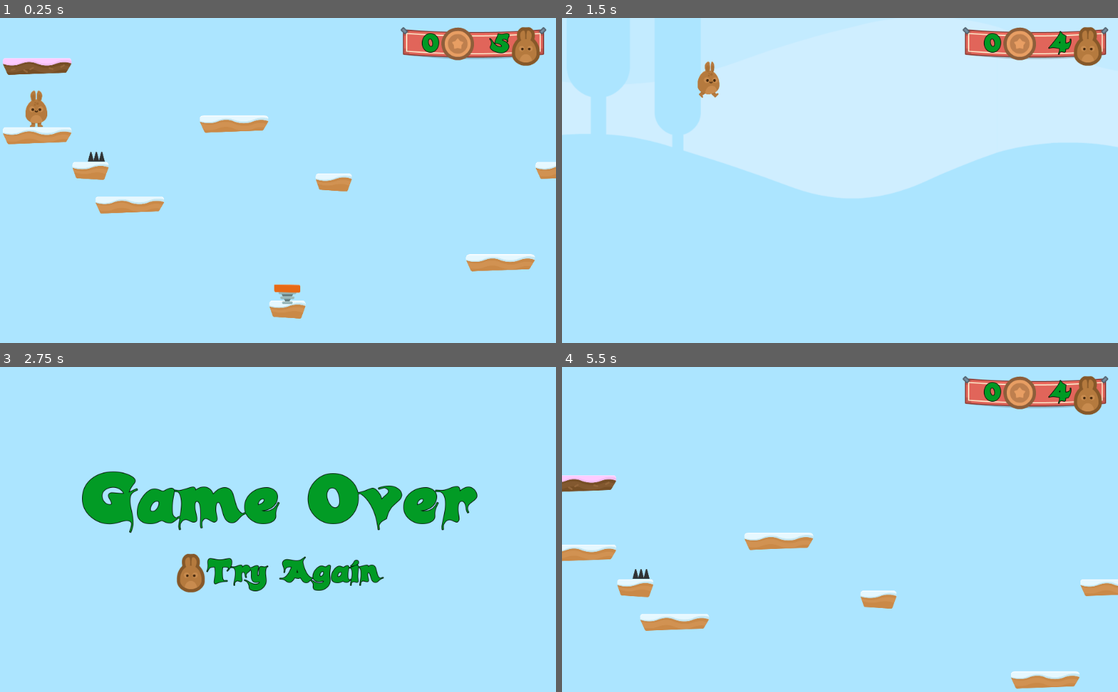
Above: before the commit, frames 1-4 (two rows, left to right).
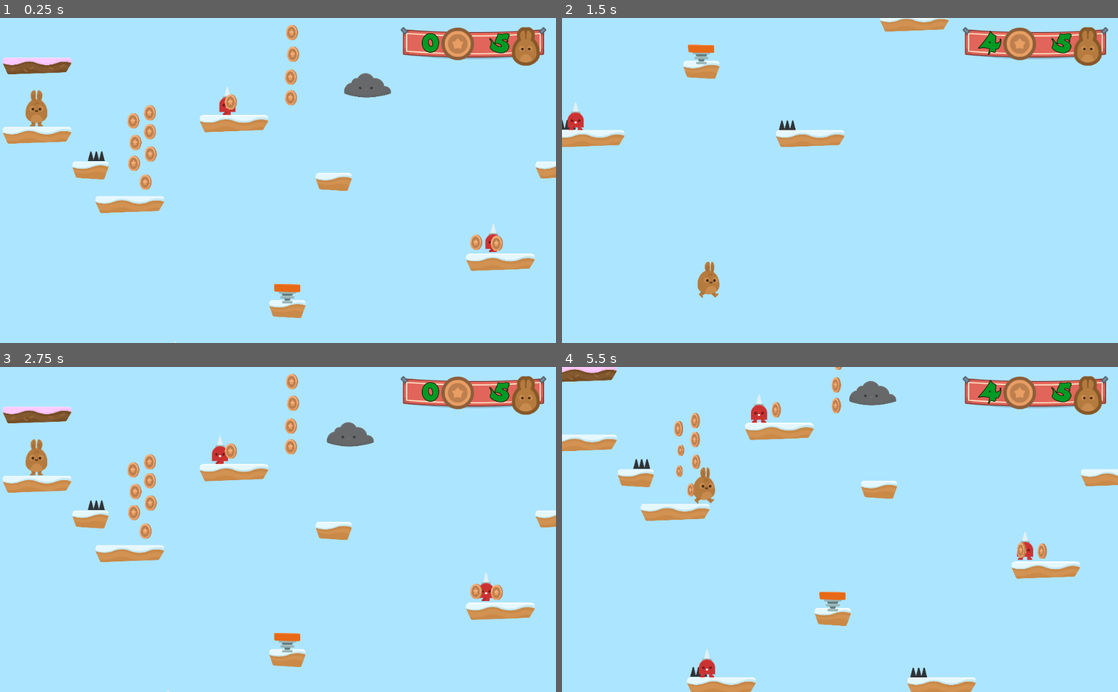
Above: after the commit, the same moments.

Repository: flypadre/Hoppy-Days
Game: Godot game, scene res://Levels/Level1.tscn
Two runs of this game, one before a commit and one after it. Both use one fixed random seed, a clock stepped at 60 frames per second and the inputs below.
Inputs (mouse positions are in pixels of both pictures, inside the frame that each line leads up to):
- Up to frame 1 (0.25 s): no input
- Up to frame 2 (1.5 s): hold D (right) from 0.53 s (still down); tap W (jump) at 0.77 s
- Up to frame 3 (2.75 s): tap W (jump) at 1.52 s; release D (right) at 2 s; click (189, 575) at 2.02 s
- Up to frame 4 (5.5 s): click (751, 575) at 2.77 s; hold A (left) 3.53-4.25 s; click (751, 575) at 4.25 s; hold D (right) from 5.03 s (still down); tap W (jump) at 5.27 s

The runs differ from the first frame. In frame 1, 2.7% of the frame differs, in the area x 0-100%, y 2-100%; in frame 2, 32%, in the area x 0-100%, y 0-87%; in frame 3, 17%; in frame 4, 11%.

Commit message:
Added coins, npc's, and an end game portal with particle effects.

Diff:
--- a/GUI/GUI.gd
+++ b/GUI/GUI.gd
@@ -3,5 +3,6 @@
 func _ready():
 	$Control/TextureRect/HBoxContainer/LifeCount.text = "3"
 
-func update_lives(lives_left):
+func update_GUI(lives_left, coins):
 	$Control/TextureRect/HBoxContainer/LifeCount.text = String(lives_left)
+	$Control/TextureRect/HBoxContainer/CoinCount.text = String(coins)
--- /dev/null
+++ b/Items/Coin.gd
@@ -0,0 +1,13 @@
+extends Node2D
+
+var taken = false
+
+func _on_Area2D_body_entered(body):
+	if not taken:
+		taken = true
+		$AnimationPlayer.play("die")
+		$AudioStreamPlayer2D.play()
+		get_tree().call_group("Gamestate", "coin_up")
+
+func die():
+	queue_free()
--- /dev/null
+++ b/Items/Coin.tscn
@@ -0,0 +1,74 @@
+[gd_scene load_steps=10 format=2]
+
+[ext_resource path="res://Items/Coin.gd" type="Script" id=1]
+[ext_resource path="res://GFX/Items/bronze_1.png" type="Texture" id=2]
+[ext_resource path="res://GFX/Items/bronze_2.png" type="Texture" id=3]
+[ext_resource path="res://GFX/Items/bronze_3.png" type="Texture" id=4]
+[ext_resource path="res://GFX/Items/bronze_4.png" type="Texture" id=5]
+[ext_resource path="res://SFX/coin_SFX.wav" type="AudioStream" id=6]
+
+[sub_resource type="SpriteFrames" id=1]
+animations = [ {
+"frames": [ ExtResource( 2 ), ExtResource( 3 ), ExtResource( 4 ), ExtResource( 5 ), ExtResource( 4 ), ExtResource( 3 ) ],
+"loop": true,
+"name": "spin",
+"speed": 10.0
+} ]
+
+[sub_resource type="CircleShape2D" id=2]
+radius = 42.2299
+
+[sub_resource type="Animation" id=3]
+resource_name = "die"
+length = 0.5
+tracks/0/type = "value"
+tracks/0/path = NodePath(".:scale")
+tracks/0/interp = 1
+tracks/0/loop_wrap = true
+tracks/0/imported = false
+tracks/0/enabled = true
+tracks/0/keys = {
+"times": PoolRealArray( 0, 0.5, 0.501 ),
+"transitions": PoolRealArray( 1, 1, 1 ),
+"update": 0,
+"values": [ Vector2( 1, 1 ), Vector2( 0.01, 0.01 ), Vector2( 0.01, 0.01 ) ]
+}
+tracks/1/type = "method"
+tracks/1/path = NodePath(".")
+tracks/1/interp = 1
+tracks/1/loop_wrap = true
+tracks/1/imported = false
+tracks/1/enabled = true
+tracks/1/keys = {
+"times": PoolRealArray( 0.5 ),
+"transitions": PoolRealArray( 1 ),
+"values": [ {
+"args": [  ],
+"method": "die"
+} ]
+}
+
+[node name="Coin" type="Node2D"]
+script = ExtResource( 1 )
+
+[node name="AnimatedSprite" type="AnimatedSprite" parent="."]
+frames = SubResource( 1 )
+animation = "spin"
+frame = 5
+playing = true
+
+[node name="Area2D" type="Area2D" parent="."]
+editor/display_folded = true
+collision_layer = 8
+
+[node name="CollisionShape2D" type="CollisionShape2D" parent="Area2D"]
+visible = false
+shape = SubResource( 2 )
+
+[node name="AudioStreamPlayer2D" type="AudioStreamPlayer2D" parent="."]
+stream = ExtResource( 6 )
+volume_db = -4.039
+
+[node name="AnimationPlayer" type="AnimationPlayer" parent="."]
+anims/die = SubResource( 3 )
+[connection signal="body_entered" from="Area2D" to="." method="_on_Area2D_body_entered"]
--- /dev/null
+++ b/Items/Portal.gd
@@ -0,0 +1,4 @@
+extends Node2D
+
+func _on_Area2D_body_entered(body):
+	get_tree().call_group("Gamestate", "win_game")
--- /dev/null
+++ b/Items/Portal.tscn
@@ -0,0 +1,58 @@
+[gd_scene load_steps=7 format=2]
+
+[ext_resource path="res://Items/Portal.gd" type="Script" id=1]
+[ext_resource path="res://GFX/Items/portal_yellow.png" type="Texture" id=2]
+[ext_resource path="res://GFX/Particles/portal_yellowParticle.png" type="Texture" id=3]
+
+[sub_resource type="RectangleShape2D" id=1]
+extents = Vector2( 116.189, 42.1938 )
+
+[sub_resource type="Animation" id=2]
+resource_name = "PortalStretch"
+length = 2.0
+loop = true
+tracks/0/type = "value"
+tracks/0/path = NodePath(".:scale")
+tracks/0/interp = 1
+tracks/0/loop_wrap = true
+tracks/0/imported = false
+tracks/0/enabled = true
+tracks/0/keys = {
+"times": PoolRealArray( 0, 1 ),
+"transitions": PoolRealArray( 1, 1 ),
+"update": 0,
+"values": [ Vector2( 1, 1 ), Vector2( 1.25, 1 ) ]
+}
+
+[sub_resource type="ParticlesMaterial" id=3]
+emission_shape = 1
+emission_sphere_radius = 100.0
+flag_disable_z = true
+gravity = Vector3( 0, 0, 0 )
+orbit_velocity = 0.25
+orbit_velocity_random = 0.96
+
+[node name="Portal" type="Node2D"]
+script = ExtResource( 1 )
+
+[node name="Area2D" type="Area2D" parent="."]
+position = Vector2( 0.663422, -0.663391 )
+
+[node name="Sprite" type="Sprite" parent="Area2D"]
+texture = ExtResource( 2 )
+
+[node name="CollisionShape2D" type="CollisionShape2D" parent="Area2D"]
+visible = false
+shape = SubResource( 1 )
+
+[node name="AnimationPlayer" type="AnimationPlayer" parent="Area2D"]
+autoplay = "PortalStretch"
+anims/PortalStretch = SubResource( 2 )
+
+[node name="Particles2D" type="Particles2D" parent="Area2D"]
+amount = 20
+lifetime = 0.5
+randomness = 1.0
+process_material = SubResource( 3 )
+texture = ExtResource( 3 )
+[connection signal="body_entered" from="Area2D" to="." method="_on_Area2D_body_entered"]
--- a/Levels/GameState.gd
+++ b/Levels/GameState.gd
@@ -1,6 +1,8 @@
 extends Node2D
 
 var lives = 5
+var coins = 0
+var target_number_of_coins = 10
 
 func _ready():
 	add_to_group("Gamestate")
@@ -16,8 +18,22 @@
 
 
 func update_GUI():
-	get_tree().call_group("GUI", "update_lives", lives)
+	get_tree().call_group("GUI", "update_GUI", lives, coins)
+
+func coin_up():
+	coins += 1
+	update_GUI()
+	var multiple_of_coins = (coins % target_number_of_coins) == 0
+	if multiple_of_coins:
+		life_up()
+
+func life_up():
+	lives += 1
+	update_GUI()
 
 
 func end_game():
 	get_tree().change_scene("res://Levels/GameOver.tscn")
+
+func win_game():
+	get_tree().change_scene("res://Levels/Victory.tscn")
--- a/Levels/Level1.tscn
+++ b/Levels/Level1.tscn
@@ -1,24 +1,28 @@
-[gd_scene load_steps=8 format=2]
+[gd_scene load_steps=12 format=2]
 
 [ext_resource path="res://Levels/GameState.gd" type="Script" id=1]
 [ext_resource path="res://Player/Player.tscn" type="PackedScene" id=2]
 [ext_resource path="res://Levels/Tileset.tres" type="TileSet" id=3]
 [ext_resource path="res://Hazards/SpikeTop.tscn" type="PackedScene" id=4]
-[ext_resource path="res://Items/JumpPad.tscn" type="PackedScene" id=5]
-[ext_resource path="res://SFX/Chiptune_Adventures_1.ogg" type="AudioStream" id=6]
-[ext_resource path="res://GUI/GUI.tscn" type="PackedScene" id=7]
+[ext_resource path="res://NPC/Spikeman.tscn" type="PackedScene" id=5]
+[ext_resource path="res://NPC/Cloud.tscn" type="PackedScene" id=6]
+[ext_resource path="res://Items/Coin.tscn" type="PackedScene" id=7]
+[ext_resource path="res://Items/JumpPad.tscn" type="PackedScene" id=8]
+[ext_resource path="res://SFX/Chiptune_Adventures_1.ogg" type="AudioStream" id=9]
+[ext_resource path="res://GUI/GUI.tscn" type="PackedScene" id=10]
+[ext_resource path="res://Items/Portal.tscn" type="PackedScene" id=11]
 
 [node name="Level1" type="Node2D"]
 script = ExtResource( 1 )
 
 [node name="Player" parent="." instance=ExtResource( 2 )]
-position = Vector2( 185.73, 273.082 )
+position = Vector2( 186.662, 282.424 )
 
 [node name="TileMap" type="TileMap" parent="."]
 tile_set = ExtResource( 3 )
 collision_layer = 2
 format = 1
-tile_data = PoolIntArray( 0, 0, 0, 327697, 6, 0, 393216, 6, 0, 589830, 7, 0, 589870, 6, 0, 655387, 7, 0, 720947, 7, 0, 786440, 6, 0, 852022, 7, 0, 983097, 7, 0, 1114152, 6, 0, 1376279, 7, 0, 1376321, 6, 0, 1769484, 6, 0, 1769503, 6, 0 )
+tile_data = PoolIntArray( 0, 0, 0, 327697, 6, 0, 393216, 6, 0, 589830, 7, 0, 589870, 6, 0, 655387, 7, 0, 720947, 7, 0, 786440, 6, 0, 852022, 7, 0, 983097, 7, 0, 1114152, 6, 0, 1376279, 7, 0, 1376321, 6, 0, 1769484, 6, 0, 1769503, 6, 0, 2228300, 0, 0, 2228310, 0, 0 )
 
 [node name="Hazards" type="Node" parent="."]
 editor/display_folded = true
@@ -35,15 +39,124 @@
 [node name="SpikeTop4" parent="Hazards" instance=ExtResource( 4 )]
 position = Vector2( 3551.19, 794.21 )
 
-[node name="JumpPads" type="Node" parent="."]
+[node name="NPC" type="Node" parent="."]
 editor/display_folded = true
 
-[node name="JumpPad" parent="JumpPads" instance=ExtResource( 5 )]
+[node name="Spikeman" parent="NPC" instance=ExtResource( 5 )]
+position = Vector2( 1265.63, 240.762 )
+
+[node name="Spikeman2" parent="NPC" instance=ExtResource( 5 )]
+position = Vector2( 2735.6, 999.716 )
+
+[node name="Spikeman3" parent="NPC" instance=ExtResource( 5 )]
+position = Vector2( 978.024, 1650.82 )
+
+[node name="Cloud" parent="NPC" instance=ExtResource( 6 )]
+position = Vector2( 2075.81, 154.911 )
+
+[node name="Coins" type="Node" parent="."]
+editor/display_folded = true
+
+[node name="Coin" parent="Coins" instance=ExtResource( 7 )]
+position = Vector2( 1261, 247.656 )
+
+[node name="Coin2" parent="Coins" instance=ExtResource( 7 )]
+position = Vector2( 789.648, 691.044 )
+
+[node name="Coin3" parent="Coins" instance=ExtResource( 7 )]
+position = Vector2( 725.736, 587.188 )
+
+[node name="Coin4" parent="Coins" instance=ExtResource( 7 )]
+position = Vector2( 817.609, 535.259 )
+
+[node name="Coin5" parent="Coins" instance=ExtResource( 7 )]
+position = Vector2( 733.725, 471.347 )
+
+[node name="Coin6" parent="Coins" instance=ExtResource( 7 )]
+position = Vector2( 813.615, 411.43 )
+
+[node name="Coin7" parent="Coins" instance=ExtResource( 7 )]
+position = Vector2( 721.741, 351.512 )
+
+[node name="Coin8" parent="Coins" instance=ExtResource( 7 )]
+position = Vector2( 813.615, 307.573 )
+
+[node name="Coin9" parent="Coins" instance=ExtResource( 7 )]
+position = Vector2( 1592.54, 223.689 )
+
+[node name="Coin10" parent="Coins" instance=ExtResource( 7 )]
+position = Vector2( 1592.54, 109.288 )
+
+[node name="Coin11" parent="Coins" instance=ExtResource( 7 )]
+position = Vector2( 1604.58, -17.1539 )
+
+[node name="Coin12" parent="Coins" instance=ExtResource( 7 )]
+position = Vector2( 1598.56, -137.575 )
+
+[node name="Coin13" parent="Coins" instance=ExtResource( 7 )]
+position = Vector2( 1604.58, -282.081 )
+
+[node name="Coin14" parent="Coins" instance=ExtResource( 7 )]
+position = Vector2( 2616.12, 1024.49 )
+
+[node name="Coin15" parent="Coins" instance=ExtResource( 7 )]
+position = Vector2( 2730.52, 1030.51 )
+
+[node name="Coin17" parent="Coins" instance=ExtResource( 7 )]
+position = Vector2( 2730.52, 1030.51 )
+
+[node name="Coin16" parent="Coins" instance=ExtResource( 7 )]
+position = Vector2( 3766.15, 892.026 )
+rotation = 0.496861
+
+[node name="Coin18" parent="Coins" instance=ExtResource( 7 )]
+position = Vector2( 3874.52, 759.563 )
+rotation = 0.496861
+
+[node name="Coin19" parent="Coins" instance=ExtResource( 7 )]
+position = Vector2( 4006.99, 651.184 )
+rotation = 0.496861
+
+[node name="Coin20" parent="Coins" instance=ExtResource( 7 )]
+position = Vector2( 4163.54, 651.184 )
+rotation = 0.496861
+
+[node name="Coin21" parent="Coins" instance=ExtResource( 7 )]
+position = Vector2( 4253.85, 753.542 )
+rotation = 0.496861
+
+[node name="Coin22" parent="Coins" instance=ExtResource( 7 )]
+position = Vector2( 4320.08, 898.047 )
+rotation = 0.496861
+
+[node name="Coin23" parent="Coins" instance=ExtResource( 7 )]
+position = Vector2( 4326.1, 1012.45 )
+rotation = 0.496861
+
+[node name="Coin24" parent="Coins" instance=ExtResource( 7 )]
+position = Vector2( 4350.19, 1144.91 )
+rotation = 0.496861
+
+[node name="Coin25" parent="Coins" instance=ExtResource( 7 )]
+position = Vector2( 4356.21, 1265.33 )
+rotation = 0.496861
+
+[node name="JumpPads" type="Node" parent="."]
+
+[node name="JumpPad" parent="JumpPads" instance=ExtResource( 8 )]
 position = Vector2( 1571.08, 1308.94 )
 
+[node name="JumpPad2" parent="JumpPads" instance=ExtResource( 8 )]
+position = Vector2( 5701.76, 2122.63 )
+
 [node name="BGM" type="AudioStreamPlayer" parent="."]
-stream = ExtResource( 6 )
+stream = ExtResource( 9 )
 volume_db = -15.146
 autoplay = true
 
-[node name="GUI" parent="." instance=ExtResource( 7 )]
+[node name="GUI" parent="." instance=ExtResource( 10 )]
+
+[node name="Portal" type="Node" parent="."]
+
+[node name="Portal" parent="Portal" instance=ExtResource( 11 )]
+position = Vector2( 5686.52, 1094.03 )
--- /dev/null
+++ b/Levels/Victory.tscn
@@ -0,0 +1,25 @@
+[gd_scene load_steps=2 format=2]
+
+[ext_resource path="res://Levels/GameOver.tscn" type="PackedScene" id=1]
+
+[node name="Victory" instance=ExtResource( 1 )]
+
+[node name="VBoxContainer" parent="CenterContainer" index="0"]
+margin_left = 236.0
+margin_right = 787.0
+
+[node name="GameOverLabel" parent="CenterContainer/VBoxContainer" index="0"]
+margin_right = 551.0
+text = "You Win"
+
+[node name="HBoxContainer" parent="CenterContainer/VBoxContainer" index="1"]
+margin_right = 551.0
+
+[node name="RestartButton" parent="CenterContainer/VBoxContainer/HBoxContainer" index="0"]
+margin_left = 76.0
+margin_right = 128.0
+
+[node name="TryAgainLabel" parent="CenterContainer/VBoxContainer/HBoxContainer" index="1"]
+margin_left = 132.0
+margin_right = 474.0
+text = "Play Again"
--- /dev/null
+++ b/NPC/Cloud.gd
@@ -0,0 +1,16 @@
+extends Node2D
+
+var timeout = false
+
+func _process(delta):
+	if $Sprite/RayCast2D.is_colliding():
+		fire()
+
+func fire():
+	if not timeout:
+		$Sprite/RayCast2D.add_child(load("res://NPC/Lightning.tscn").instance())
+		$Sprite/Timer.start()
+		timeout = true
+
+func _on_Timer_timeout():
+	timeout = false
--- /dev/null
+++ b/NPC/Cloud.tscn
@@ -0,0 +1,41 @@
+[gd_scene load_steps=4 format=2]
+
+[ext_resource path="res://NPC/Cloud.gd" type="Script" id=1]
+[ext_resource path="res://GFX/Enemies/cloud.png" type="Texture" id=2]
+
+[sub_resource type="Animation" id=1]
+resource_name = "CloudDrift"
+length = 8.0
+loop = true
+tracks/0/type = "value"
+tracks/0/path = NodePath(".:position")
+tracks/0/interp = 1
+tracks/0/loop_wrap = true
+tracks/0/imported = false
+tracks/0/enabled = true
+tracks/0/keys = {
+"times": PoolRealArray( 0, 2.1, 6.1 ),
+"transitions": PoolRealArray( 1, 1, 1 ),
+"update": 0,
+"values": [ Vector2( 0, 0 ), Vector2( -500, 0 ), Vector2( 500, 0 ) ]
+}
+
+[node name="Cloud" type="Node2D"]
+script = ExtResource( 1 )
+
+[node name="Sprite" type="Sprite" parent="."]
+self_modulate = Color( 0.454902, 0.435294, 0.435294, 1 )
+position = Vector2( 5.27423, -1.75812 )
+texture = ExtResource( 2 )
+
+[node name="AnimationPlayer" type="AnimationPlayer" parent="Sprite"]
+autoplay = "CloudDrift"
+anims/CloudDrift = SubResource( 1 )
+
+[node name="Timer" type="Timer" parent="Sprite"]
+
+[node name="RayCast2D" type="RayCast2D" parent="Sprite"]
+position = Vector2( 0, 60 )
+enabled = true
+cast_to = Vector2( 0, 750 )
+[connection signal="timeout" from="Sprite/Timer" to="." method="_on_Timer_timeout"]
--- /dev/null
+++ b/NPC/Lightning.gd
@@ -0,0 +1,22 @@
+extends Node2D
+
+const SPEED = 300
+
+func _ready():
+	set_as_toplevel(true)
+	global_position = get_parent().global_position
+
+func _process(delta):
+	position.y += SPEED * delta
+	manage_collision()
+
+func manage_collision():
+	var collider = $Area2D.get_overlapping_bodies()
+	for object in collider:
+		if object.name == "Player":
+			get_tree().call_group("Gamestate", "hurt")
+		queue_free()
+
+
+func _on_VisibilityNotifier2D_screen_exited():
+	queue_free()
--- /dev/null
+++ b/NPC/Lightning.tscn
@@ -0,0 +1,35 @@
+[gd_scene load_steps=6 format=2]
+
+[ext_resource path="res://NPC/Lightning.gd" type="Script" id=1]
+[ext_resource path="res://GFX/Particles/lighting_blue.png" type="Texture" id=2]
+[ext_resource path="res://GFX/Particles/lighting_yellow.png" type="Texture" id=3]
+
+[sub_resource type="SpriteFrames" id=1]
+animations = [ {
+"frames": [ ExtResource( 2 ), ExtResource( 3 ) ],
+"loop": true,
+"name": "default",
+"speed": 5.0
+} ]
+
+[sub_resource type="RectangleShape2D" id=2]
+extents = Vector2( 27.864, 57.3644 )
+
+[node name="Lightning" type="Node2D"]
+script = ExtResource( 1 )
+
+[node name="Area2D" type="Area2D" parent="."]
+collision_layer = 4
+collision_mask = 3
+
+[node name="AnimatedSprite" type="AnimatedSprite" parent="Area2D"]
+frames = SubResource( 1 )
+frame = 1
+playing = true
+
+[node name="CollisionShape2D" type="CollisionShape2D" parent="Area2D"]
+visible = false
+shape = SubResource( 2 )
+
+[node name="VisibilityNotifier2D" type="VisibilityNotifier2D" parent="Area2D"]
+[connection signal="screen_exited" from="Area2D/VisibilityNotifier2D" to="." method="_on_VisibilityNotifier2D_screen_exited"]
--- /dev/null
+++ b/NPC/Spikeman.tscn
@@ -0,0 +1,86 @@
+[gd_scene load_steps=8 format=2]
+
+[ext_resource path="res://Hazards/Hazards.gd" type="Script" id=1]
+[ext_resource path="res://GFX/Enemies/spikeMan_walk1.png" type="Texture" id=2]
+[ext_resource path="res://GFX/Enemies/spikeMan_walk2.png" type="Texture" id=3]
+[ext_resource path="res://GFX/Enemies/spikeMan_stand.png" type="Texture" id=4]
+
+[sub_resource type="SpriteFrames" id=1]
+animations = [ {
+"frames": [ ExtResource( 2 ), ExtResource( 3 ) ],
+"loop": true,
+"name": "walk",
+"speed": 5.0
+}, {
+"frames": [ ExtResource( 4 ) ],
+"loop": true,
+"name": "stand",
+"speed": 5.0
+} ]
+
+[sub_resource type="CapsuleShape2D" id=2]
+radius = 46.0299
+height = 66.4655
+
+[sub_resource type="Animation" id=3]
+resource_name = "Spikeman"
+length = 6.0
+loop = true
+step = 1.0
+tracks/0/type = "value"
+tracks/0/path = NodePath(".:position")
+tracks/0/interp = 1
+tracks/0/loop_wrap = true
+tracks/0/imported = false
+tracks/0/enabled = true
+tracks/0/keys = {
+"times": PoolRealArray( 0, 1, 2, 4, 5 ),
+"transitions": PoolRealArray( 1, 1, 1, 1, 1 ),
+"update": 0,
+"values": [ Vector2( 0, 0 ), Vector2( -100, 0 ), Vector2( -100, 0 ), Vector2( 100, 0 ), Vector2( 100, 0 ) ]
+}
+tracks/1/type = "value"
+tracks/1/path = NodePath("AnimatedSprite:animation")
+tracks/1/interp = 1
+tracks/1/loop_wrap = true
+tracks/1/imported = false
+tracks/1/enabled = true
+tracks/1/keys = {
+"times": PoolRealArray( 0, 1, 2, 4, 5 ),
+"transitions": PoolRealArray( 1, 1, 1, 1, 1 ),
+"update": 1,
+"values": [ "walk", "stand", "walk", "stand", "walk" ]
+}
+tracks/2/type = "value"
+tracks/2/path = NodePath("AnimatedSprite:flip_h")
+tracks/2/interp = 1
+tracks/2/loop_wrap = true
+tracks/2/imported = false
+tracks/2/enabled = true
+tracks/2/keys = {
+"times": PoolRealArray( 0, 2, 5 ),
+"transitions": PoolRealArray( 1, 1, 1 ),
+"update": 1,
+"values": [ true, false, true ]
+}
+
+[node name="Spikeman" type="Node2D"]
+
+[node name="Area2D" type="Area2D" parent="."]
+collision_layer = 4
+script = ExtResource( 1 )
+
+[node name="AnimatedSprite" type="AnimatedSprite" parent="Area2D"]
+frames = SubResource( 1 )
+animation = "walk"
+playing = true
+flip_h = true
+
+[node name="CollisionShape2D" type="CollisionShape2D" parent="Area2D"]
+visible = false
+shape = SubResource( 2 )
+
+[node name="AnimationPlayer" type="AnimationPlayer" parent="Area2D"]
+autoplay = "Spikeman"
+anims/Spikeman = SubResource( 3 )
+[connection signal="body_entered" from="Area2D" to="Area2D" method="_on_SpikeTop_body_entered"]
